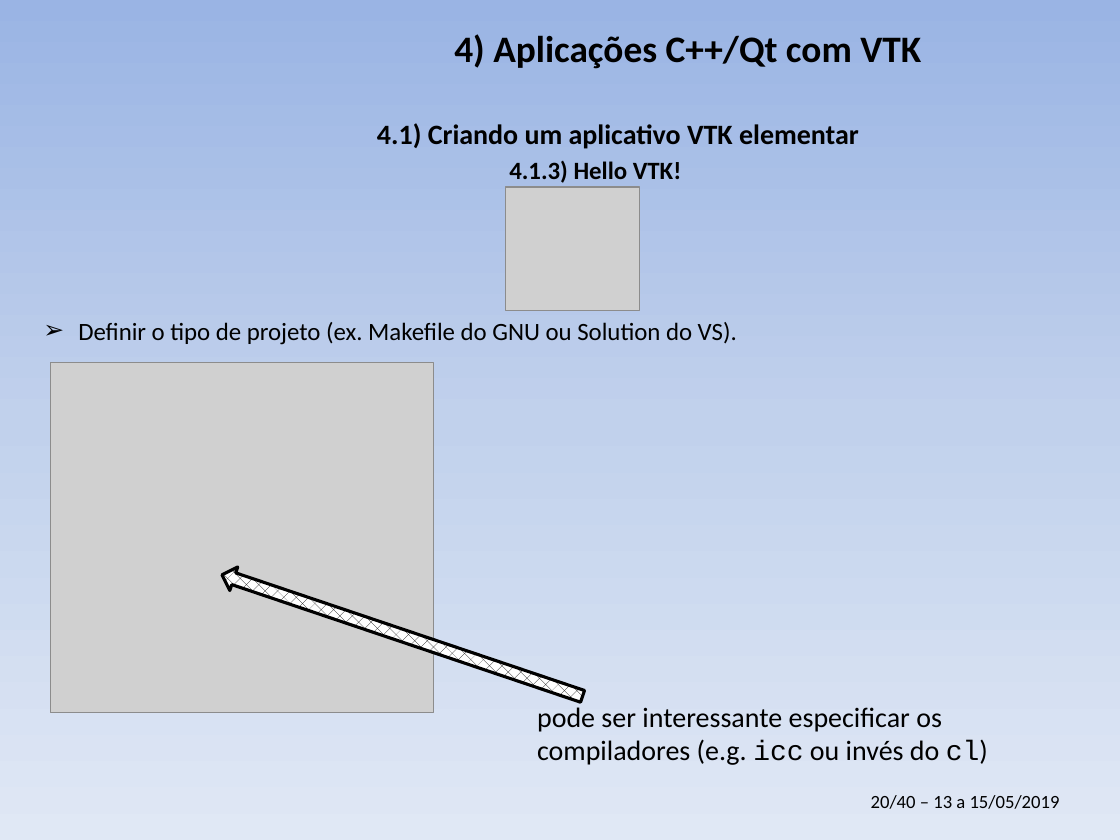
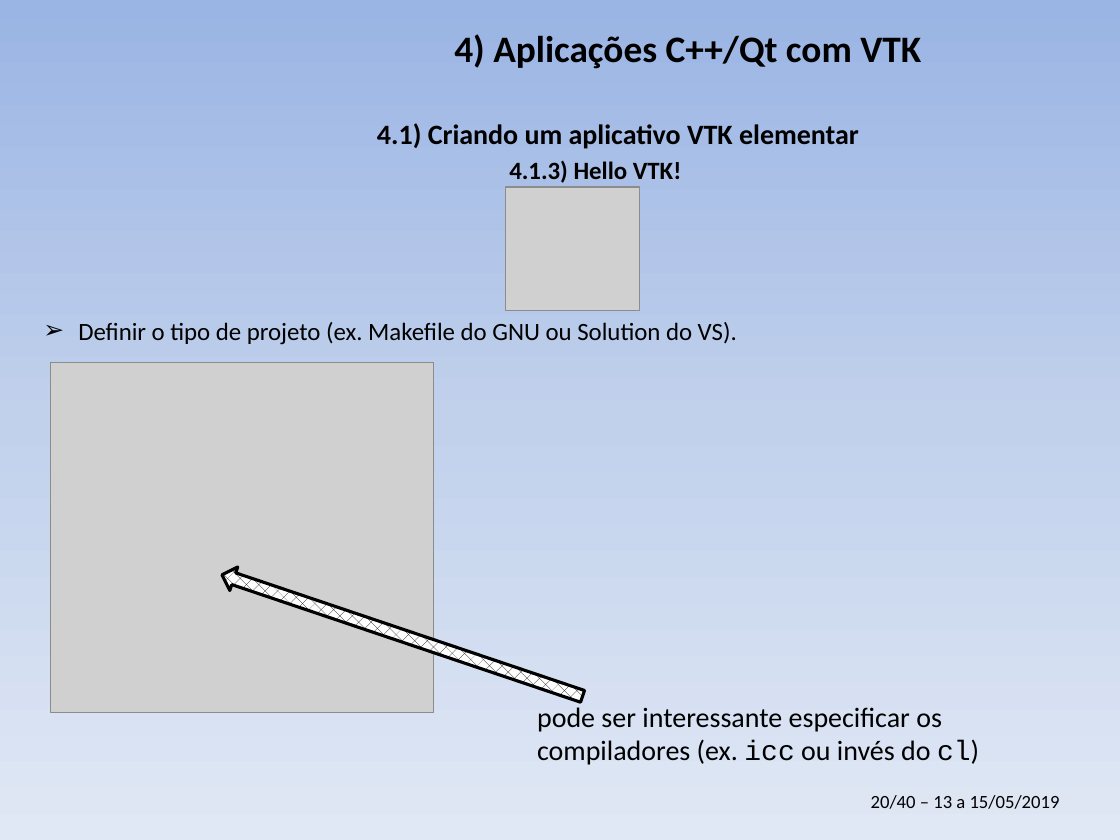
Before and after one commit to PauloCarvalhoRJ/cursoVTKgeo, a slide deck: slide 20 of aulas_3dias/slides_3dias.pptx. Drawn at 1120x840 pixels with LibreOffice and Linux fonts; fonts in the diff are those of the drawing; grey boxes stand for pictures; background and template pictures are left out. Boxes give left, top, right and bottom in pixels: in the first picture for what was removed or moved away, otherwise in the second. Text is boxed around its words. In the diff, an @@ line names an element or a change of style, - is before the commit and + after.

```diff
--- a/aulas_3dias/slides_3dias.pptx
+++ b/aulas_3dias/slides_3dias.pptx
@@ text at box(537, 739, 979, 765): text changed @@
-compiladores (e.g. icc ou invés do cl)
+compiladores (ex. icc ou invés do cl)
```
Also in this commit, not shown: 5 other slides changed, 4 slides added.
